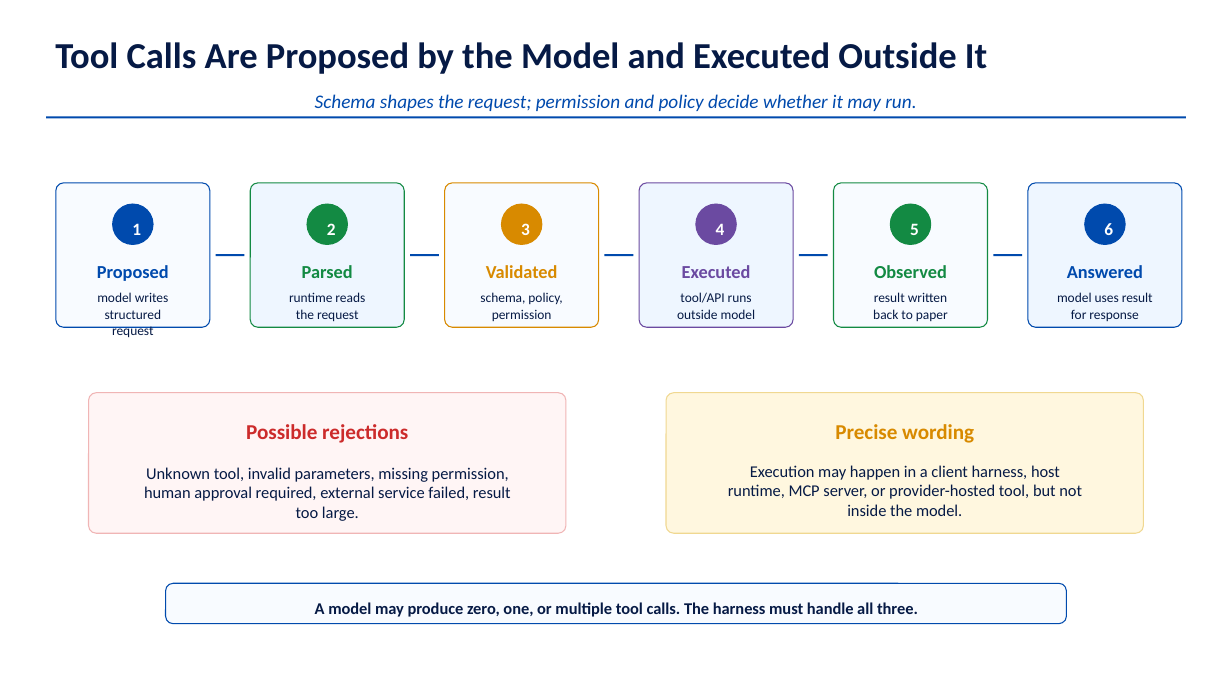
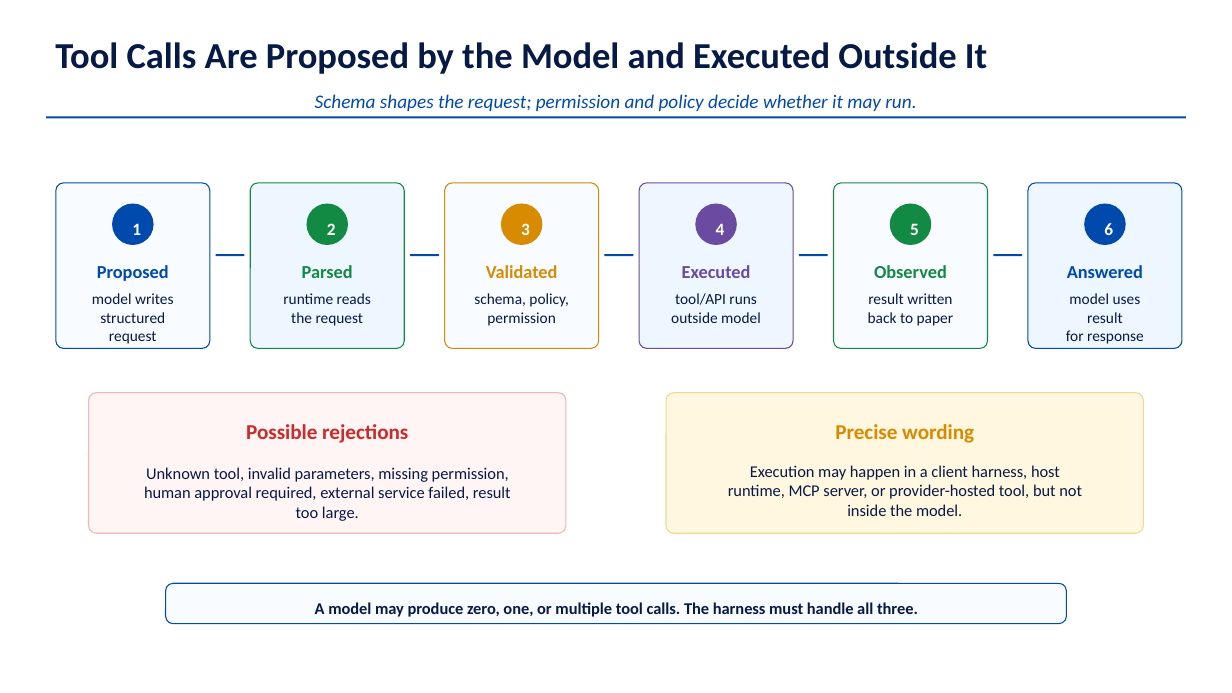
Before and after one commit to chinawrj/AIFing, a slide deck: slide 9 of decks/lesson-02-harness-engineering.pptx. Drawn at 1232x693 pixels with LibreOffice and Linux fonts; fonts in the diff are those of the drawing. Boxes give left, top, right and bottom in pixels: in the first picture for what was removed or moved away, otherwise in the second. Text is boxed around its words. In the diff, an @@ line names an element or a change of style, - is before the commit and + after.

```diff
--- a/decks/lesson-02-harness-engineering.pptx
+++ b/decks/lesson-02-harness-engineering.pptx
@@ rounded rectangle: place and size @@
-rounded rectangle at [55,183,210,327]
+rounded rectangle at [55,183,210,348]
@@ rounded rectangle: place and size @@
-rounded rectangle at [250,183,405,327]
+rounded rectangle at [250,183,405,348]
@@ rounded rectangle: place and size @@
-rounded rectangle at [445,183,599,327]
+rounded rectangle at [445,183,599,348]
@@ rounded rectangle: place and size @@
-rounded rectangle at [640,183,794,327]
+rounded rectangle at [640,183,794,348]
@@ rounded rectangle: place and size @@
-rounded rectangle at [834,183,988,327]
+rounded rectangle at [834,183,988,348]
@@ proportions changed in 6 elements at [55,183,210,348], [250,183,405,348], [445,183,599,348], [640,183,794,348], [834,183,988,348], [1028,183,1182,348] @@
@@ rounded rectangle: place and size @@
-rounded rectangle at [1028,183,1182,327]
+rounded rectangle at [1028,183,1182,348]
@@ size 10.5 to 12 pt in 6 elements at [92,293,174,344], [283,293,371,326], [474,293,568,326], [671,293,761,323], [868,293,954,326], [1066,293,1144,344] @@
```
Also in this commit, not shown: 5 other slides changed, 3 slides added, 3 slides removed, 15 other files.
